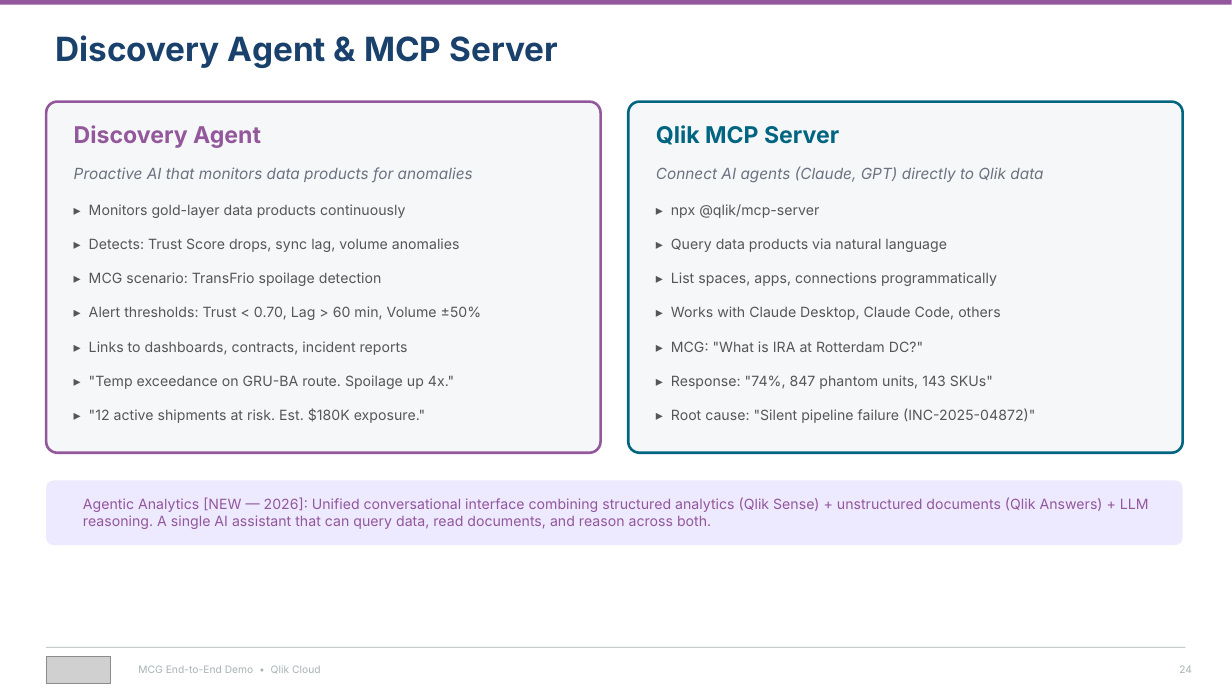
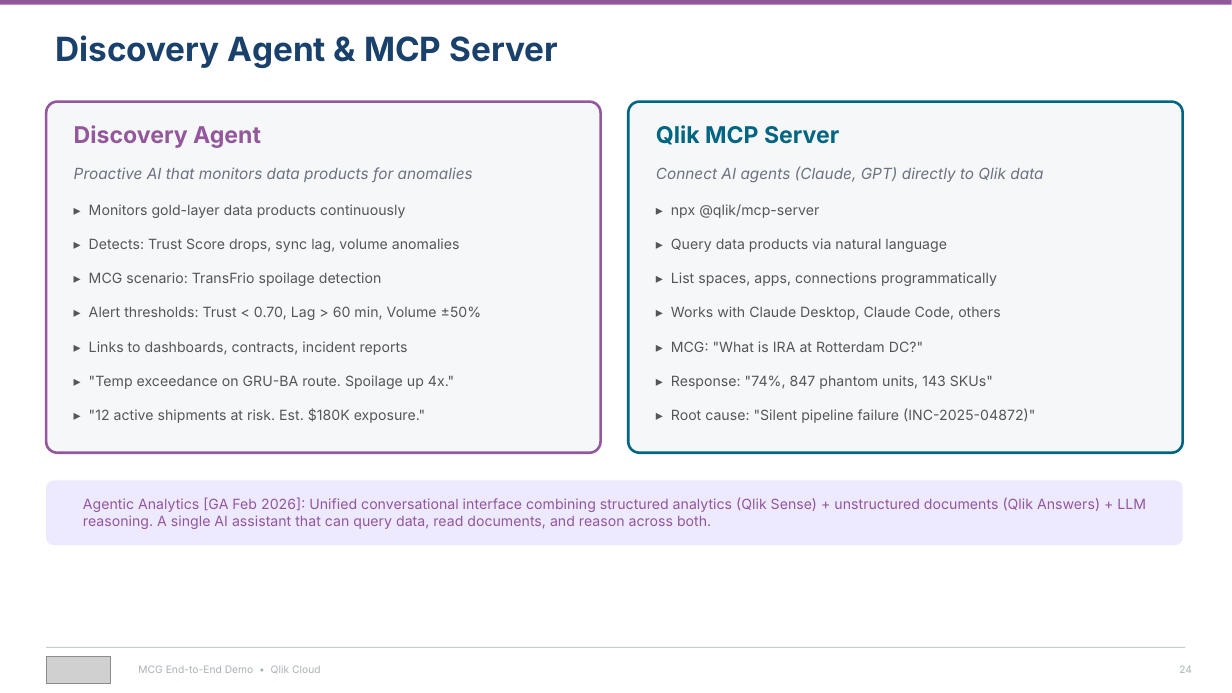
Before and after one commit to robertschoenfeldqlik/meridan_retail_group_qlik_demo_assets, a slide deck: slide 24 of MCG_Demo_Overview_Four_Stories.pptx. Drawn at 1232x693 pixels with LibreOffice and Linux fonts; fonts in the diff are those of the drawing; grey boxes stand for pictures. Boxes give left, top, right and bottom in pixels: in the first picture for what was removed or moved away, otherwise in the second. Text is boxed around its words. In the diff, an @@ line names an element or a change of style, - is before the commit and + after.

```diff
--- a/MCG_Demo_Overview_Four_Stories.pptx
+++ b/MCG_Demo_Overview_Four_Stories.pptx
@@ text at [83,497,1146,529]: text changed @@
-Agentic Analytics [NEW — 2026]: Unified conversational interface combining structured analytics (Qlik Sense) + unstructured documents (Qlik Answers) + LLM reasoning. A single AI assistant that can query data, read documents, and reason across both.
+Agentic Analytics [GA Feb 2026]: Unified conversational interface combining structured analytics (Qlik Sense) + unstructured documents (Qlik Answers) + LLM reasoning. A single AI assistant that can query data, read documents, and reason across both.
```
Also in this commit, not shown: 5 other slides changed, 2 other files.
